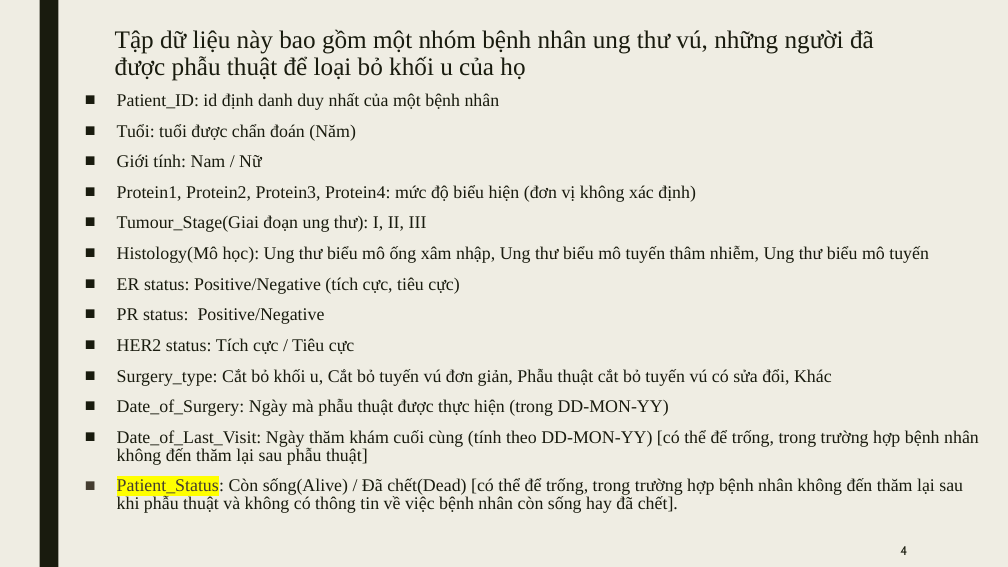
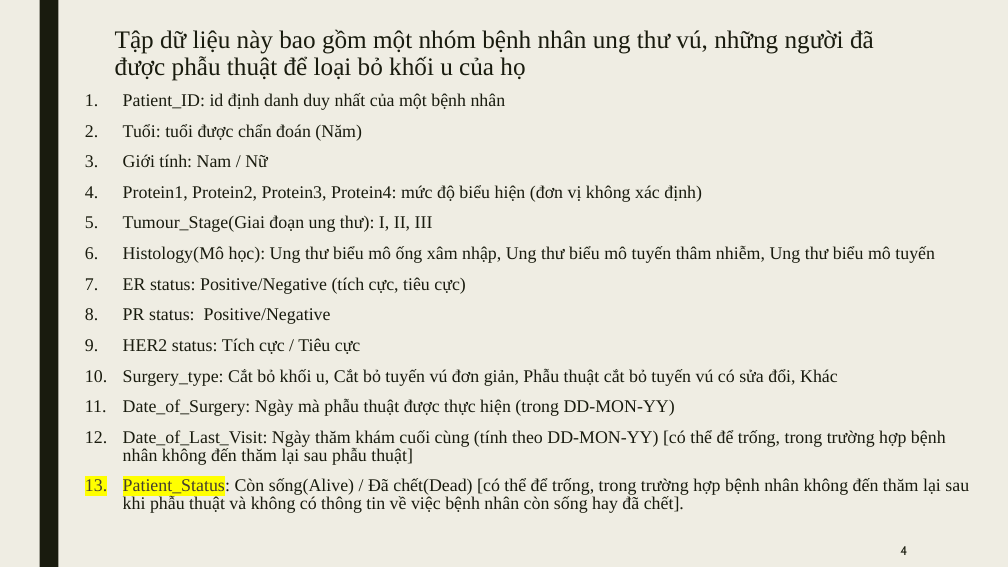
Before and after one commit to eamunt/Machine-learning-Github, a slide deck: slide 4 of Real_Breast_Cancer_Data.pptx. Drawn at 1008x567 pixels with LibreOffice and Linux fonts; fonts in the diff are those of the drawing. Boxes give left, top, right and bottom in pixels: in the first picture for what was removed or moved away, otherwise in the second. Text is boxed around its words. In the diff, an @@ line names an element or a change of style, - is before the commit and + after.

```diff
--- a/Real_Breast_Cancer_Data.pptx
+++ b/Real_Breast_Cancer_Data.pptx
@@ text "Patient_ID: id định danh duy ..." at [123,93,969,513]: bullet ■ to 1. @@
```
Also in this commit, not shown: 13 other slides changed.
